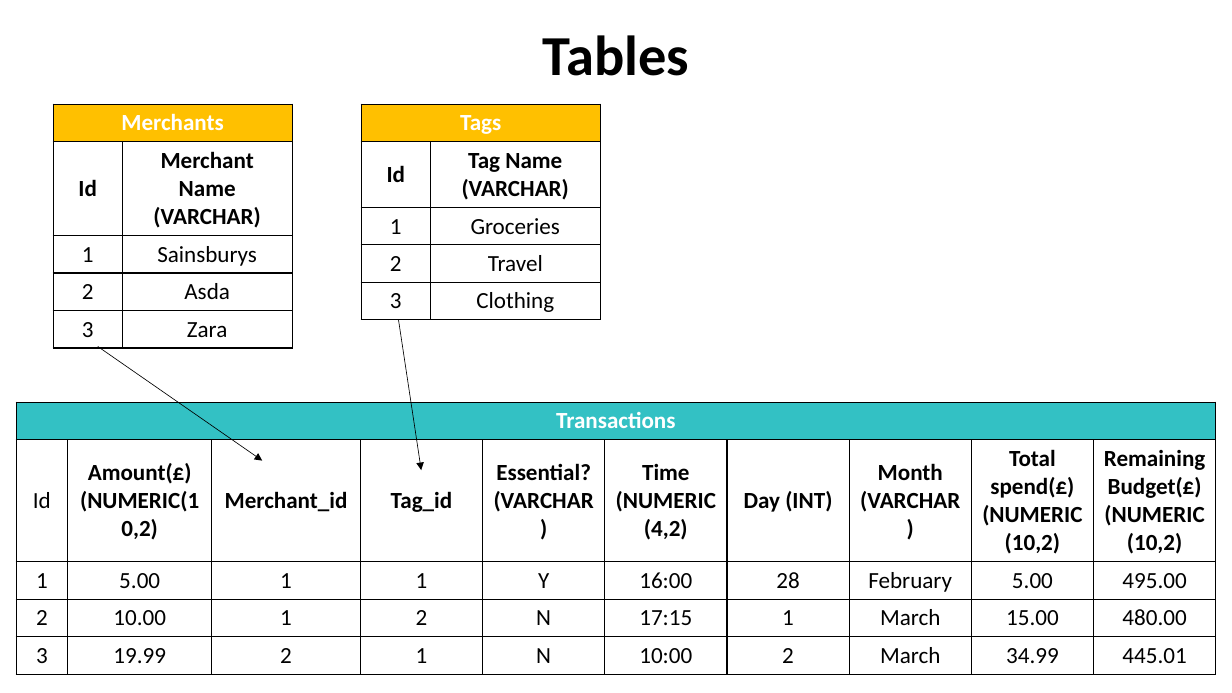
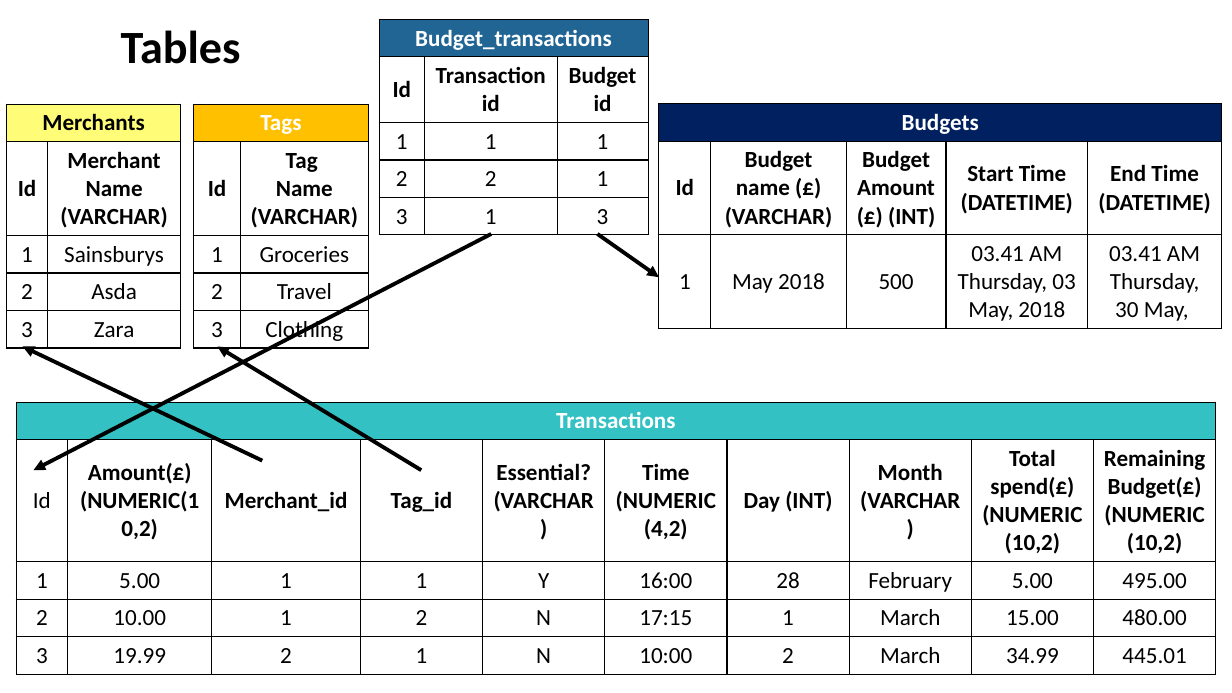
Before and after one commit to catf62/Budgee, a slide deck: slide 9 of Plans_Project_Management/Budget_App_Plan_08Nov2018.pptx. Drawn at 1232x693 pixels with LibreOffice and Linux fonts; fonts in the diff are those of the drawing. Boxes give left, top, right and bottom in pixels: in the first picture for what was removed or moved away, otherwise in the second. Text is boxed around its words. In the diff, an @@ line names an element or a change of style, - is before the commit and + after.

Commit message:
budgets and budget_transcations tables and table dependency diagram added to ppt

```diff
--- a/Plans_Project_Management/Budget_App_Plan_08Nov2018.pptx
+++ b/Plans_Project_Management/Budget_App_Plan_08Nov2018.pptx
@@ title "Tables": place and size @@
-title "Tables" at (543,35,689,76)
+title "Tables" at (121,30,241,64)
@@ title "Tables" at (121,30,241,64): size 44 to 36 pt @@
@@ table added at (379,19,648,234), 5 rows, 3 columns @@
+Budget_transactions |  | 
+Id | Transaction id | Budget id
+1 | 1 | 1
+2 | 2 | 1
+3 | 1 | 3
@@ table at (6,104,180,347) @@
@@ fill none to #FFFD78 in row 1, column 1 @@
@@ text colour #FFFFFF to #000000 in "Merchants" @@
@@ table: place and size @@
-table at (54,104,293,347)
+table at (6,104,180,347)
@@ table at (194,104,369,347) @@
-row 2, column 2: Tag Name (VARCHAR)
+row 2, column 2: Tag / Name (VARCHAR)
@@ table: place and size @@
-table at (361,104,601,319)
+table at (194,104,369,347)
@@ table added at (659,104,1222,326), 3 rows, 5 columns @@
+Budgets |  |  |  | 
+Id | Budget name (£) (VARCHAR) | Budget Amount (£) (INT) | Start Time (DATETIME) | End Time / (DATETIME)
+1 | May 2018 | 500 | 03.41 AM Thursday, 03 May, 2018 | 03.41 AM Thursday, 30 May,
@@ arrow added from (492, 234) to (33, 470), #000000 3 pt @@
@@ arrow added from (598, 234) to (659, 277), #000000 3 pt @@
@@ arrow moved from (98, 347) - (262, 461) to (23, 347) - (262, 461) @@
@@ arrow (23, 347) - (262, 461): stroke #000000 0.5 pt to #000000 3 pt; arrowheads changed @@
@@ arrow moved from (398, 320) - (421, 470) to (217, 347) - (421, 470) @@
@@ arrow (217, 347) - (421, 470): stroke #000000 0.5 pt to #000000 3 pt; arrowheads changed @@
```
Also in this commit, not shown: 1 other slide changed, 2 slides added, 1 other file.
